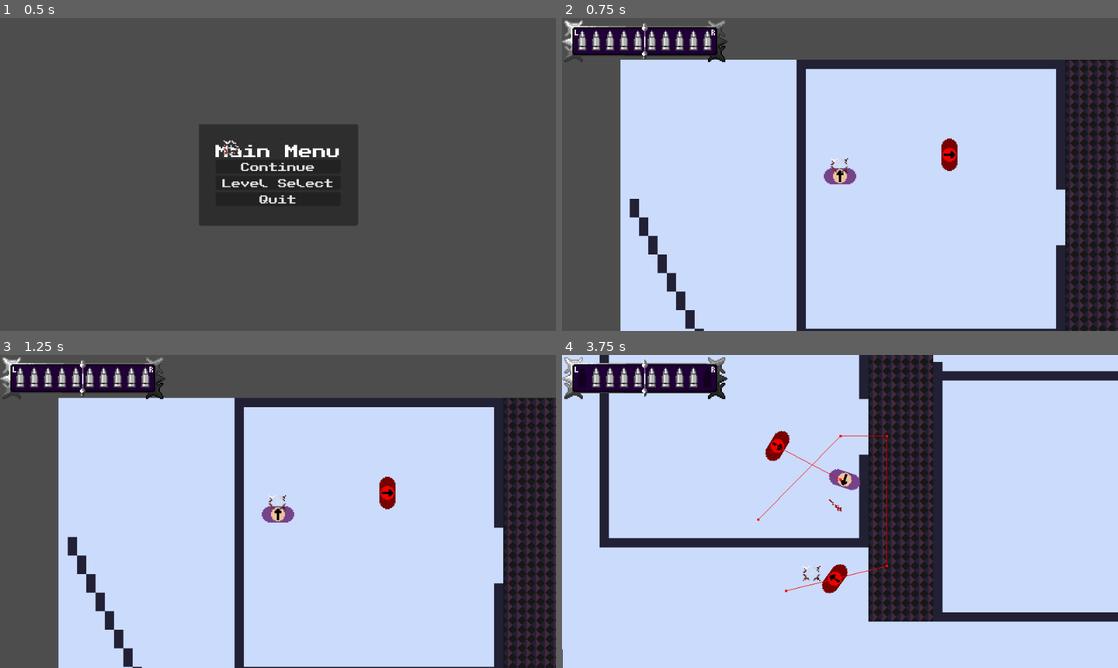
Above: before the commit, frames 1-4 (two rows, left to right).
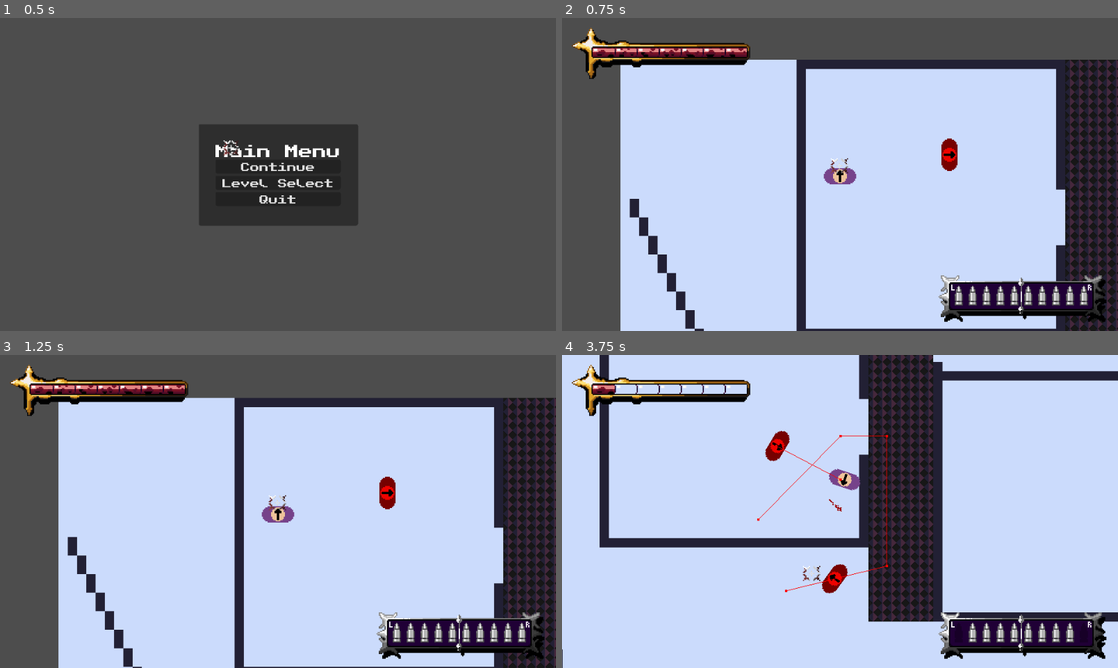
Above: after the commit, the same moments.

Repository: callumrann/gmtk-jam
Game: Godot game, scene res://scenes/main.tscn
The game is run twice, just before and just after one commit, with the same random seed, the same clock (stepped at 60 frames per second) and the same inputs. Sound files missing from this copy of the repository are replaced by a short silence.
Inputs (mouse positions are in pixels of both pictures, inside the frame that each line leads up to):
- Up to frame 1 (0.5 s): no input
- Up to frame 2 (0.75 s): click "Continue" at 0.5 s
- Up to frame 3 (1.25 s): no input
- Up to frame 4 (3.75 s): move the mouse to (962, 495) at 1.27 s; hold D (move_right) 1.28-2.03 s; tap E (interact) at 1.35, 3.6 s; move the mouse to (728, 527) at 2.02 s; hold S (move_down) 2.03-2.78 s; click (728, 527) at 2.1 s; move the mouse to (895, 442) at 2.77 s; hold D (move_right) 2.78-3.53 s; right-click (895, 442) at 2.85 s; move the mouse to (812, 574) at 3.52 s; hold W (move_up) from 3.53 s (still down)

Frame 1 is identical in both runs. In frame 2, 7.0% of the frame differs, in the area x 0-98%, y 0-98%; in frame 3, 7.0%; in frame 4, 7.4%.

Commit message:
feat: add healthbar and reset hud on level restart etc

Diff:
--- a/scenes/levels/level1.tscn
+++ b/scenes/levels/level1.tscn
@@ -1,5 +1,6 @@
 [gd_scene format=4 uid="uid://1vdkdmmfrkrk"]
 
+[ext_resource type="Script" uid="uid://dropbboadu5c" path="res://scripts/levels/level_class.gd" id="1_bfxgj"]
 [ext_resource type="Texture2D" uid="uid://hbs7oi33vvop" path="res://assets/sprites/tilemap.png" id="1_x6ivy"]
 [ext_resource type="PackedScene" uid="uid://cqwiw525p036b" path="res://scenes/things/player.tscn" id="2_4tcl0"]
 [ext_resource type="PackedScene" uid="uid://bsaw3yk6q0f45" path="res://scenes/things/enemy.tscn" id="3_dd0lh"]
@@ -22,6 +23,7 @@
 sources/1 = SubResource("TileSetAtlasSource_dd0lh")
 
 [node name="Level1" type="Node2D" unique_id=1431471405]
+script = ExtResource("1_bfxgj")
 
 [node name="Label" type="Label" parent="." unique_id=707268653]
 offset_right = 54.0
--- a/scenes/levels/levels_loader.tscn
+++ b/scenes/levels/levels_loader.tscn
@@ -5,6 +5,14 @@
 [ext_resource type="Theme" uid="uid://ck2dij0t8alec" path="res://assets/themes/main.tres" id="2_vmewy"]
 [ext_resource type="Texture2D" uid="uid://b6svekso7r8dr" path="res://assets/sprites/ui_bullet.png" id="3_07c4a"]
 [ext_resource type="Script" uid="uid://cc0btm8jpo2e1" path="res://scripts/menus/hud.gd" id="3_xk0s0"]
+[ext_resource type="Texture2D" uid="uid://bpd44vlyfix5q" path="res://assets/sprites/empty_healthbar.png" id="5_r1ihw"]
+[ext_resource type="Texture2D" uid="uid://it16cdx3dayw" path="res://assets/sprites/segment_1.png" id="6_g106c"]
+[ext_resource type="Texture2D" uid="uid://ditt12qkthasn" path="res://assets/sprites/segment_2.png" id="7_31o82"]
+[ext_resource type="Texture2D" uid="uid://dkhfvk3m35rcc" path="res://assets/sprites/segment_3.png" id="8_jo08o"]
+[ext_resource type="Texture2D" uid="uid://4d0wve0i0yd6" path="res://assets/sprites/segment_4.png" id="9_85g66"]
+[ext_resource type="Texture2D" uid="uid://b1c2gu61yl35x" path="res://assets/sprites/segment_5.png" id="10_ej71t"]
+[ext_resource type="Texture2D" uid="uid://bqfl1jn76aa2l" path="res://assets/sprites/segment_6.png" id="11_xq51w"]
+[ext_resource type="Texture2D" uid="uid://clvgxnr75o5sn" path="res://assets/sprites/segment_7.png" id="12_x246r"]
 
 [sub_resource type="Theme" id="Theme_bj081"]
 
@@ -29,8 +37,14 @@
 
 [node name="BulletBackground" type="TextureRect" parent="UI/HUD/Control" unique_id=1454045197]
 layout_mode = 1
-offset_right = 145.0
-offset_bottom = 41.0
+anchors_preset = 1
+anchor_left = 1.0
+anchor_right = 1.0
+offset_left = -310.0
+offset_top = 440.0
+offset_right = -165.0
+offset_bottom = 482.0
+grow_horizontal = 0
 scale = Vector2(2, 2)
 texture = ExtResource("2_bj081")
 
@@ -42,13 +56,14 @@
 anchor_right = 0.5
 anchor_bottom = 0.5
 offset_left = -58.5
-offset_top = -20.5
+offset_top = -21.0
 offset_right = 56.5
-offset_bottom = 19.5
+offset_bottom = 19.0
 grow_horizontal = 2
 grow_vertical = 2
 theme_override_constants/separation = 5
 alignment = 1
+metadata/_edit_lock_ = true
 
 [node name="Bullet1" type="TextureRect" parent="UI/HUD/Control/BulletBackground/Bullets" unique_id=1898090103]
 layout_mode = 2
@@ -56,6 +71,7 @@
 size_flags_vertical = 4
 texture = ExtResource("3_07c4a")
 stretch_mode = 3
+metadata/_edit_lock_ = true
 
 [node name="Bullet2" type="TextureRect" parent="UI/HUD/Control/BulletBackground/Bullets" unique_id=696629630]
 layout_mode = 2
@@ -63,6 +79,7 @@
 size_flags_vertical = 4
 texture = ExtResource("3_07c4a")
 stretch_mode = 3
+metadata/_edit_lock_ = true
 
 [node name="Bullet3" type="TextureRect" parent="UI/HUD/Control/BulletBackground/Bullets" unique_id=76887841]
 layout_mode = 2
@@ -70,6 +87,7 @@
 size_flags_vertical = 4
 texture = ExtResource("3_07c4a")
 stretch_mode = 3
+metadata/_edit_lock_ = true
 
 [node name="Bullet4" type="TextureRect" parent="UI/HUD/Control/BulletBackground/Bullets" unique_id=1854199799]
 layout_mode = 2
@@ -77,6 +95,7 @@
 size_flags_vertical = 4
 texture = ExtResource("3_07c4a")
 stretch_mode = 3
+metadata/_edit_lock_ = true
 
 [node name="Bullet5" type="TextureRect" parent="UI/HUD/Control/BulletBackground/Bullets" unique_id=417121021]
 layout_mode = 2
@@ -84,6 +103,7 @@
 size_flags_vertical = 4
 texture = ExtResource("3_07c4a")
 stretch_mode = 3
+metadata/_edit_lock_ = true
 
 [node name="Bullet6" type="TextureRect" parent="UI/HUD/Control/BulletBackground/Bullets" unique_id=1731461558]
 layout_mode = 2
@@ -91,6 +111,7 @@
 size_flags_vertical = 4
 texture = ExtResource("3_07c4a")
 stretch_mode = 3
+metadata/_edit_lock_ = true
 
 [node name="Bullet7" type="TextureRect" parent="UI/HUD/Control/BulletBackground/Bullets" unique_id=1678558235]
 layout_mode = 2
@@ -98,6 +119,7 @@
 size_flags_vertical = 4
 texture = ExtResource("3_07c4a")
 stretch_mode = 3
+metadata/_edit_lock_ = true
 
 [node name="Bullet8" type="TextureRect" parent="UI/HUD/Control/BulletBackground/Bullets" unique_id=1077334330]
 layout_mode = 2
@@ -105,6 +127,7 @@
 size_flags_vertical = 4
 texture = ExtResource("3_07c4a")
 stretch_mode = 3
+metadata/_edit_lock_ = true
 
 [node name="Bullet9" type="TextureRect" parent="UI/HUD/Control/BulletBackground/Bullets" unique_id=1790476965]
 layout_mode = 2
@@ -112,6 +135,7 @@
 size_flags_vertical = 4
 texture = ExtResource("3_07c4a")
 stretch_mode = 3
+metadata/_edit_lock_ = true
 
 [node name="Bullet10" type="TextureRect" parent="UI/HUD/Control/BulletBackground/Bullets" unique_id=1279529965]
 layout_mode = 2
@@ -119,24 +143,88 @@
 size_flags_vertical = 4
 texture = ExtResource("3_07c4a")
 stretch_mode = 3
-
-[node name="HealthBar" type="Control" parent="UI/HUD/Control" unique_id=107758306]
-layout_mode = 1
-anchors_preset = 15
-anchor_right = 1.0
-anchor_bottom = 1.0
-grow_horizontal = 2
-grow_vertical = 2
-
-[node name="Segment" type="TextureRect" parent="UI/HUD/Control/HealthBar" unique_id=622299697]
+metadata/_edit_lock_ = true
+
+[node name="HealthBarBackground" type="TextureRect" parent="UI/HUD/Control" unique_id=1755778760]
 layout_mode = 0
-offset_right = 40.0
-offset_bottom = 40.0
-
-[node name="Background" type="TextureRect" parent="UI/HUD/Control/HealthBar" unique_id=1755778760]
-layout_mode = 0
-offset_right = 40.0
-offset_bottom = 40.0
+offset_left = 15.0
+offset_top = 15.0
+offset_right = 172.0
+offset_bottom = 60.0
+scale = Vector2(2, 2)
+texture = ExtResource("5_r1ihw")
+
+[node name="HealthSegments" type="HBoxContainer" parent="UI/HUD/Control/HealthBarBackground" unique_id=646571607]
+layout_mode = 1
+anchors_preset = 8
+anchor_left = 0.5
+anchor_top = 0.5
+anchor_right = 0.5
+anchor_bottom = 0.5
+offset_left = -59.5
+offset_top = -4.5
+offset_right = 73.5
+offset_bottom = 3.5
+grow_horizontal = 2
+grow_vertical = 2
+theme_override_constants/separation = 0
+alignment = 1
+
+[node name="Segment1" type="TextureRect" parent="UI/HUD/Control/HealthBarBackground/HealthSegments" unique_id=622299697]
+layout_mode = 2
+size_flags_horizontal = 4
+size_flags_vertical = 4
+texture = ExtResource("6_g106c")
+stretch_mode = 3
+metadata/_edit_lock_ = true
+
+[node name="Segment2" type="TextureRect" parent="UI/HUD/Control/HealthBarBackground/HealthSegments" unique_id=945836091]
+layout_mode = 2
+size_flags_horizontal = 4
+size_flags_vertical = 4
+texture = ExtResource("7_31o82")
+stretch_mode = 3
+metadata/_edit_lock_ = true
+
+[node name="Segment3" type="TextureRect" parent="UI/HUD/Control/HealthBarBackground/HealthSegments" unique_id=944045102]
+layout_mode = 2
+size_flags_horizontal = 4
+size_flags_vertical = 4
+texture = ExtResource("8_jo08o")
+stretch_mode = 3
+metadata/_edit_lock_ = true
+
+[node name="Segment4" type="TextureRect" parent="UI/HUD/Control/HealthBarBackground/HealthSegments" unique_id=1708600811]
+layout_mode = 2
+size_flags_horizontal = 4
+size_flags_vertical = 4
+texture = ExtResource("9_85g66")
+stretch_mode = 3
+metadata/_edit_lock_ = true
+
+[node name="Segment5" type="TextureRect" parent="UI/HUD/Control/HealthBarBackground/HealthSegments" unique_id=187372508]
+layout_mode = 2
+size_flags_horizontal = 4
+size_flags_vertical = 4
+texture = ExtResource("10_ej71t")
+stretch_mode = 3
+metadata/_edit_lock_ = true
+
+[node name="Segment6" type="TextureRect" parent="UI/HUD/Control/HealthBarBackground/HealthSegments" unique_id=1689053213]
+layout_mode = 2
+size_flags_horizontal = 4
+size_flags_vertical = 4
+texture = ExtResource("11_xq51w")
+stretch_mode = 3
+metadata/_edit_lock_ = true
+
+[node name="Segment7" type="TextureRect" parent="UI/HUD/Control/HealthBarBackground/HealthSegments" unique_id=391030392]
+layout_mode = 2
+size_flags_horizontal = 4
+size_flags_vertical = 4
+texture = ExtResource("12_x246r")
+stretch_mode = 3
+metadata/_edit_lock_ = true
 
 [node name="LevelCompleteMenu" type="CanvasLayer" parent="UI" unique_id=1837822900]
 
--- a/scripts/autoloads/level_manager.gd
+++ b/scripts/autoloads/level_manager.gd
@@ -9,3 +9,9 @@
 
 func update_bullet_ui(side_shot: String = "N/A", bullets_gained: int = 0) -> void:
 	levelsLoader.update_bullet_ui(side_shot, bullets_gained)
+
+func reduce_player_health() -> void:
+	levelsLoader.reduce_player_health()
+
+func reset_hud() -> void:
+	levelsLoader.reset_hud()
--- /dev/null
+++ b/scripts/levels/level_class.gd
@@ -0,0 +1,4 @@
+extends Node2D
+
+func _ready() -> void:
+	LevelManager.reset_hud()
--- a/scripts/levels/levels_loader.gd
+++ b/scripts/levels/levels_loader.gd
@@ -79,3 +79,9 @@
 
 	if bullets_gained > 0:
 		hud.add_bullets(bullets_gained)
+
+func reduce_player_health() -> void:
+	hud.reduce_health()
+
+func reset_hud() -> void:
+	hud.reset_hud()
--- a/scripts/menus/hud.gd
+++ b/scripts/menus/hud.gd
@@ -48,3 +48,25 @@
 		var bullet: TextureRect = bulletsContainer.get_child(k_max_ammo + i)
 		if bullet.modulate.a == 0:
 			bullet.modulate.a = 1
+
+@onready var segmentsContainer: HBoxContainer = $"Control/HealthBarBackground/HealthSegments"
+
+func reduce_health() -> void:
+	var segment_count: int = segmentsContainer.get_child_count()
+	for i in range(segment_count):
+		var segment: TextureRect = segmentsContainer.get_child(segment_count - 1 - i)
+		if segment.modulate.a != 0:
+			segment.modulate.a = 0
+			break
+
+func reset_hud() -> void:
+	left_bullets = k_max_ammo
+	right_bullets = k_max_ammo
+
+	for i in range(bulletsContainer.get_child_count()):
+		var bullet: TextureRect = bulletsContainer.get_child(i)
+		bullet.modulate.a = 1
+
+	for i in range(segmentsContainer.get_child_count()):
+		var segment: TextureRect = segmentsContainer.get_child(i)
+		segment.modulate.a = 1
--- a/scripts/things/player.gd
+++ b/scripts/things/player.gd
@@ -75,7 +75,6 @@
 
 func _on_hurtbox_area_entered(area: Area2D) -> void:
 	health -= 1
+	LevelManager.reduce_player_health()
 	if health <= 0:
 		print("man i'm dead")
-
-# consider bullet inside player when pressing on self
Binary file added: assets/sprites/ammo_v5.png
Not shown, added: assets/sprites/ammo_v5.png.import
Binary file changed: assets/sprites/bullet_background.png
Binary file changed: assets/sprites/empty_healthbar.png
Binary file removed: assets/sprites/health_segment.png
Binary file added: assets/sprites/segment_1.png
Not shown, added: assets/sprites/segment_1.png.import
Binary file added: assets/sprites/segment_2.png
Not shown, added: assets/sprites/segment_2.png.import
Binary file added: assets/sprites/segment_3.png
Not shown, added: assets/sprites/segment_3.png.import
Binary file added: assets/sprites/segment_4.png
(and 8 more such lines)
